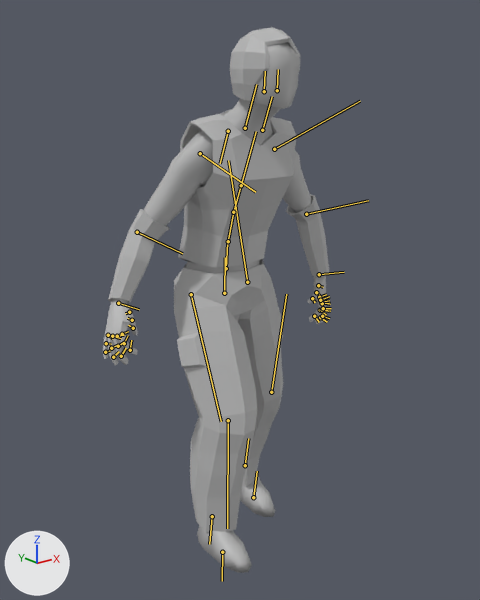
Before and after pictures for a commit that changed the FBX model 275-sent/Player/animation/player_Walk.fbx.
Both versions are drawn from a camera (50 mm lens) standing at (-0.238, -0.311, 0.28) and looking at (-0.005, -0.02, 0.164). The lights are fixed; the arrows at lower left show +X, +Y and +Z. Both versions are drawn at frame 20 of the action 'Take 001'; the numbers are the values there. The bones that bend it are drawn over the model as lines.

Objects in the first picture: 'Armband', 'Hair', 'Shirt', 'Trousers', 'skin'.
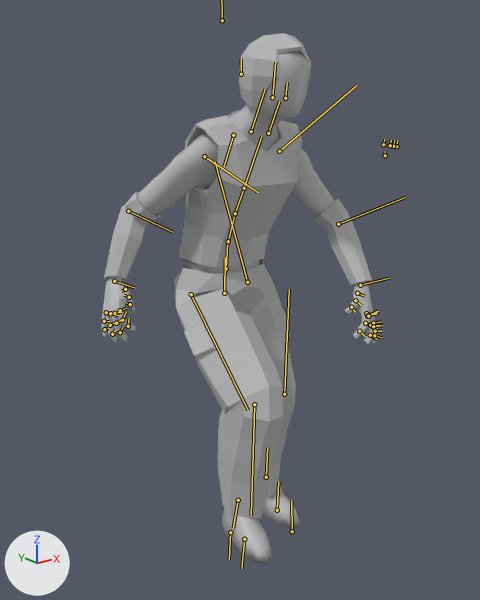
What differs and where, as boxes [x1, y1, x2, y2] in the pictures (480 x 600 px):
'Trousers', posed (12% wider)
    before: [174, 259, 283, 532]
    after: [174, 259, 296, 519]
'skin', posed (24% wider)
    before: [103, 42, 326, 573]
    after: [102, 51, 378, 564]
'Shirt', posed
    before: [178, 109, 297, 267]
    after: [178, 110, 302, 267]
'Armband', posed (21% wider, 15% shorter)
    before: [108, 194, 329, 303]
    after: [104, 192, 372, 285]
'Hair', posed
    before: [230, 27, 300, 101]
    after: [239, 33, 311, 108]
bone 'pasted__L_hip_jnt', root to tip
    before: (247, 282) to (228, 160)
    after: (247, 282) to (215, 162)
bone 'pasted__L_knee_jnt', root to tip
    before: (271, 392) to (286, 294)
    after: (284, 394) to (289, 289)
bone 'pasted__R_hip_jnt', root to tip
    before: (191, 294) to (221, 421)
    after: (191, 294) to (248, 410)
bone 'pasted__R_knee_jnt', root to tip
    before: (228, 420) to (227, 528)
    after: (254, 404) to (251, 515)
bone 'pasted__R_ankle_jnt', root to tip
    before: (212, 516) to (209, 544)
    after: (238, 500) to (233, 528)
bone 'c_back1_jnt', root to tip
    before: (228, 241) to (233, 212)
    after: (228, 241) to (235, 213)
bone 'pasted__L_shoulder_jnt', root to tip
    before: (274, 149) to (360, 101)
    after: (279, 151) to (356, 85)
bone 'pasted__L_elbow_jnt', root to tip
    before: (306, 214) to (368, 200)
    after: (338, 224) to (404, 197)
bone 'pasted__R_shoulder_jnt', root to tip
    before: (200, 153) to (255, 192)
    after: (204, 156) to (258, 192)
bone 'pasted__R_elbow_jnt', root to tip
    before: (137, 232) to (182, 253)
    after: (128, 211) to (172, 232)

Diff of the bpy script that builds the scene:
```diff
--- a/275-sent/Player/animation/player_Walk.fbx.py
+++ b/275-sent/Player/animation/player_Walk.fbx.py
@@ bone_pasted__l_hip_jnt @@
 bone_pasted__l_hip_jnt = bpy.data.objects['master_ctrl'].pose.bones['pasted__L_hip_jnt']  # child of 'c_pelvis_jnt'
-bone_pasted__l_hip_jnt.rotation_quaternion = (0.996, -0.039, -0.007, 0.076)  # degrees (-5, -1, 9)
+bone_pasted__l_hip_jnt.rotation_quaternion = (0.99, -0.118, -0.01, 0.082)  # degrees (-14, 0, 10)
@@ bone_pasted__l_knee_jnt @@
 bone_pasted__l_knee_jnt = bpy.data.objects['master_ctrl'].pose.bones['pasted__L_knee_jnt']  # child of 'pasted__L_hip_jnt'
-bone_pasted__l_knee_jnt.rotation_quaternion = (0.991, 0.103, 0.009, -0.088)  # degrees (12, 2, -10)
+bone_pasted__l_knee_jnt.rotation_quaternion = (0.989, 0.118, 0.018, -0.086)  # degrees (13, 3, -10)
@@ bone_pasted__r_hip_jnt @@
 bone_pasted__r_hip_jnt = bpy.data.objects['master_ctrl'].pose.bones['pasted__R_hip_jnt']  # child of 'c_pelvis_jnt'
-bone_pasted__r_hip_jnt.rotation_quaternion = (0.977, -0.209, -0.038, 0.018)  # degrees (-24, -4, 3)
+bone_pasted__r_hip_jnt.rotation_quaternion = (0.915, -0.399, -0.05, 0.032)  # degrees (-47, -4, 6)
@@ bone_pasted__r_knee_jnt @@
 bone_pasted__r_knee_jnt = bpy.data.objects['master_ctrl'].pose.bones['pasted__R_knee_jnt']  # child of 'pasted__R_hip_jnt'
-bone_pasted__r_knee_jnt.rotation_quaternion = (0.984, 0.18, 0.004, -0.001)  # degrees (21, 0, 0)
+bone_pasted__r_knee_jnt.rotation_quaternion = (0.912, 0.396, 0.107, 0.001)  # degrees (47, 11, 5)
@@ bone_pasted__r_ankle_jnt @@
 bone_pasted__r_ankle_jnt = bpy.data.objects['master_ctrl'].pose.bones['pasted__R_ankle_jnt']  # child of 'pasted__R_knee_jnt'
-bone_pasted__r_ankle_jnt.rotation_quaternion = (0.993, 0.108, 0.0, -0.041)  # degrees (12, 0, -5)
+bone_pasted__r_ankle_jnt.rotation_quaternion = (0.994, 0.11, 0.0, 0.0)  # degrees (13, 0, 0)
@@ bone_c_back1_jnt @@
 bone_c_back1_jnt = bpy.data.objects['master_ctrl'].pose.bones['c_back1_jnt']  # child of 'c_root_jnt'
-bone_c_back1_jnt.rotation_quaternion = (0.995, 0.098, 0.0, -0.002)  # degrees (11, 0, 0)
+bone_c_back1_jnt.rotation_quaternion = (0.99, 0.139, 0.0, 0.0)  # degrees (16, 0, 0)
@@ bone_pasted__l_shoulder_jnt @@
 bone_pasted__l_shoulder_jnt = bpy.data.objects['master_ctrl'].pose.bones['pasted__L_shoulder_jnt']  # child of 'pasted__L_clav_jnt'
-bone_pasted__l_shoulder_jnt.rotation_quaternion = (0.889, 0.081, -0.18, -0.413)  # degrees (18, -15, -52)
+bone_pasted__l_shoulder_jnt.rotation_quaternion = (0.848, -0.059, -0.432, -0.301)  # degrees (14, -50, -46)
@@ bone_pasted__l_elbow_jnt @@
 bone_pasted__l_elbow_jnt = bpy.data.objects['master_ctrl'].pose.bones['pasted__L_elbow_jnt']  # child of 'pasted__L_shoulder_jnt'
-bone_pasted__l_elbow_jnt.rotation_quaternion = (0.973, 0.017, -0.179, -0.146)  # degrees (5, -20, -18)
+bone_pasted__l_elbow_jnt.rotation_quaternion = (0.961, 0.009, -0.232, -0.147)  # degrees (6, -26, -19)
@@ bone_pasted__r_shoulder_jnt @@
 bone_pasted__r_shoulder_jnt = bpy.data.objects['master_ctrl'].pose.bones['pasted__R_shoulder_jnt']  # child of 'pasted__R_clav_jnt'
-bone_pasted__r_shoulder_jnt.rotation_quaternion = (0.867, 0.0, 0.0, -0.498)  # degrees (0, 0, -60)
+bone_pasted__r_shoulder_jnt.rotation_quaternion = (0.859, 0.068, 0.119, -0.493)  # degrees (0, 16, -60)
@@ bone_pasted__r_elbow_jnt @@
 bone_pasted__r_elbow_jnt = bpy.data.objects['master_ctrl'].pose.bones['pasted__R_elbow_jnt']  # child of 'pasted__R_shoulder_jnt'
-bone_pasted__r_elbow_jnt.rotation_quaternion = (0.975, 0.0, -0.223, 0.0)  # degrees (0, -26, 0)
+bone_pasted__r_elbow_jnt.rotation_quaternion = (0.912, 0.0, -0.411, 0.0)  # degrees (0, -49, 0)
```
